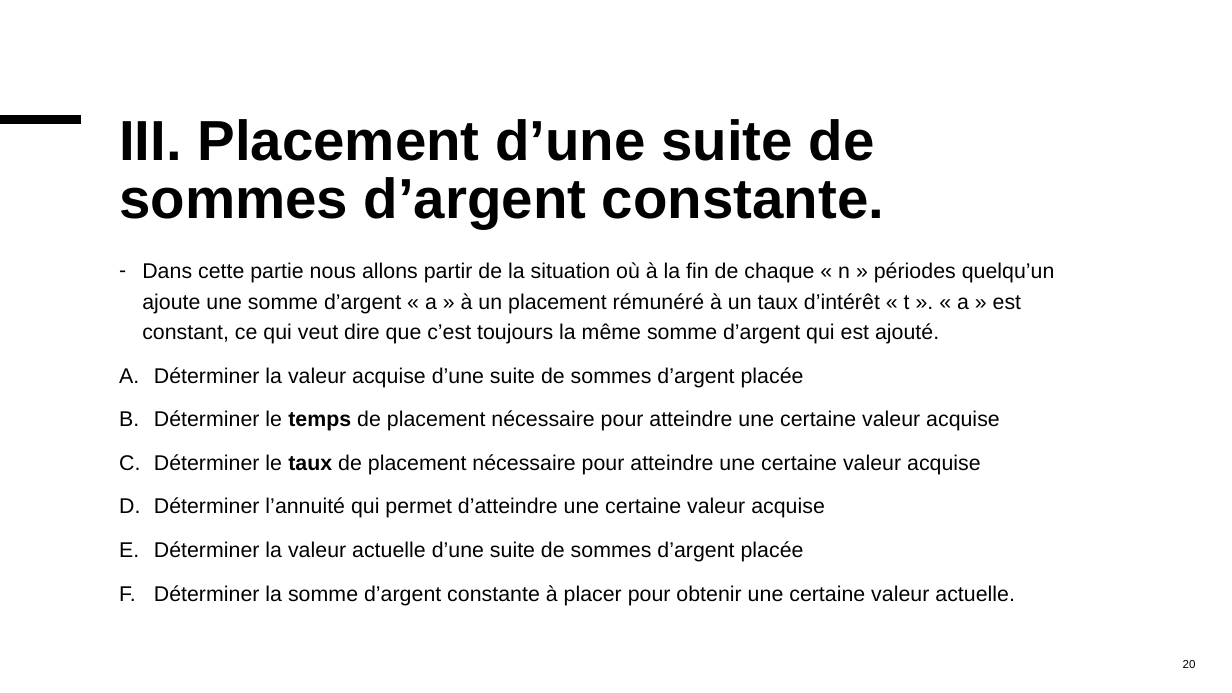
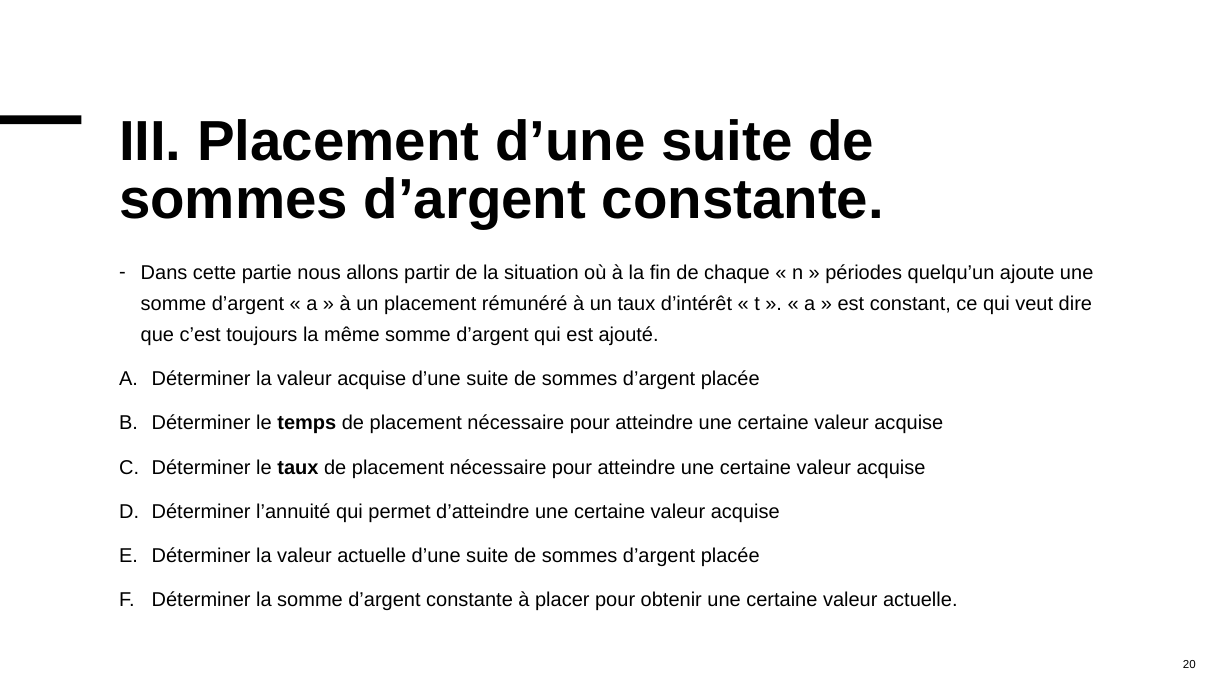
Before and after one commit to MaxMontouro/BUT_Info, a slide deck: slide 20 of Annee2/S4/R4_D_09_maths_gestion/CHP1/chap1.pptx. Drawn at 1232x693 pixels with LibreOffice and Linux fonts; fonts in the diff are those of the drawing. Boxes give left, top, right and bottom in pixels: in the first picture for what was removed or moved away, otherwise in the second. Text is boxed around its words. In the diff, an @@ line names an element or a change of style, - is before the commit and + after.

```diff
--- a/Annee2/S4/R4_D_09_maths_gestion/CHP1/chap1.pptx
+++ b/Annee2/S4/R4_D_09_maths_gestion/CHP1/chap1.pptx
@@ text "Dans cette partie nous allons ..." at (141,264,1093,610): size 16.6 to 15.7 pt; indent changed; line spacing 1.2 to 1.3 @@
```
Also in this commit, not shown: 18 other slides changed, 4 slides added, 4 slides removed, 3 other files.
